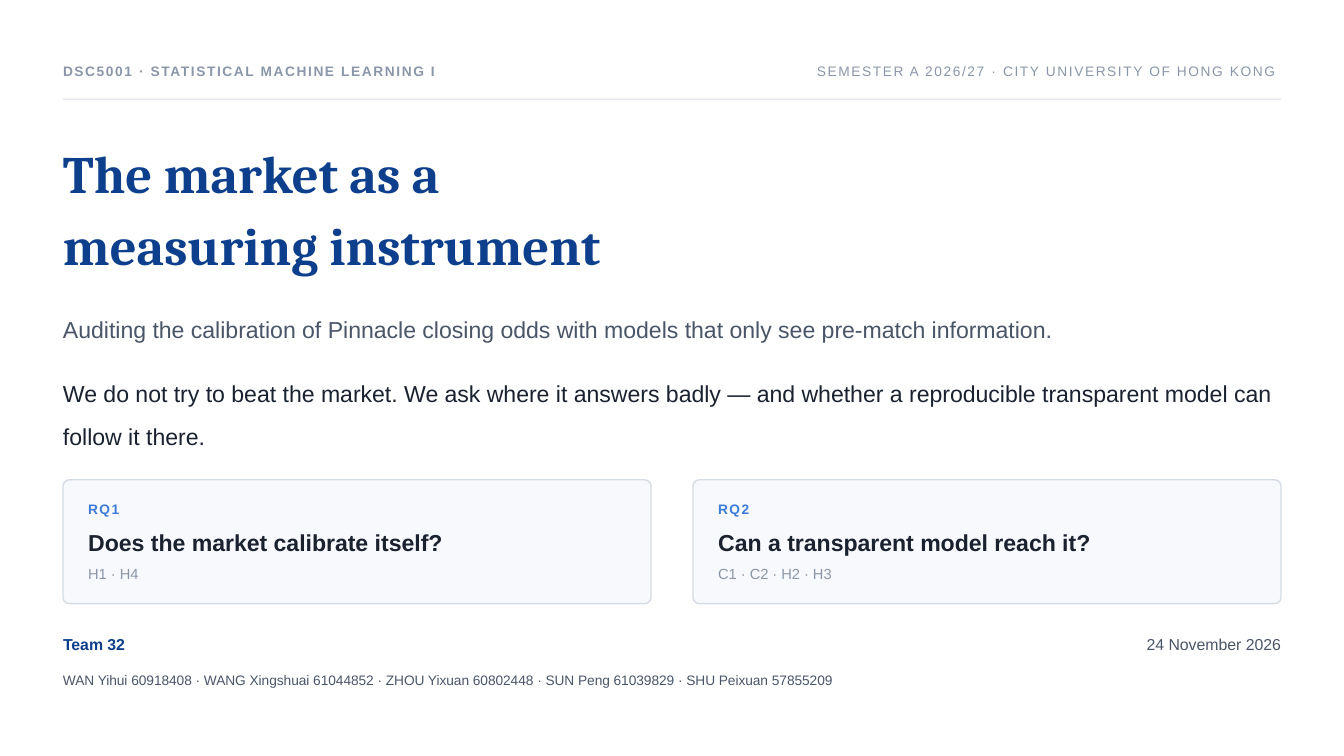
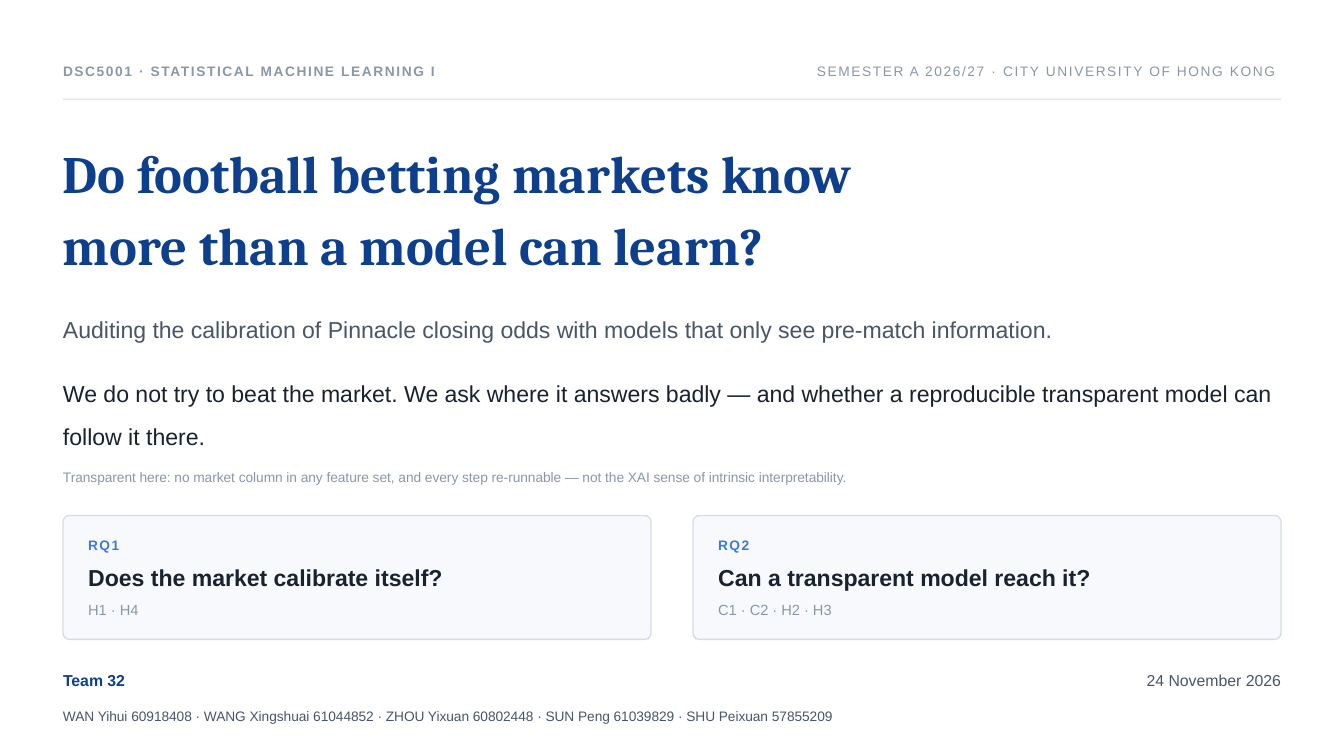
Before and after one commit to XHH-Coco/Football-Calibration, a slide deck: slide 1 of products/slides/Market-Audit/Market-Audit.pptx. Drawn at 1344x756 pixels with LibreOffice and Linux fonts; fonts in the diff are those of the drawing. Boxes give left, top, right and bottom in pixels: in the first picture for what was removed or moved away, otherwise in the second. Text is boxed around its words. In the diff, an @@ line names an element or a change of style, - is before the commit and + after.

```diff
--- a/products/slides/Market-Audit/Market-Audit.pptx
+++ b/products/slides/Market-Audit/Market-Audit.pptx
@@ text at (x1=63, y1=155, x2=851, y2=266): text changed @@
-The market as a
-measuring instrument
+Do football betting markets know
+more than a model can learn?
@@ text added at (x1=63, y1=472, x2=847, y2=485), 9.8 pt, text #8B97A8 @@
+Transparent here: no market column in any feature set, and every step re-runnable — not the XAI sense of intrinsic interpretability.
@@ 9 texts, 2 rounded rectangles moved together from (x1=63, y1=480, x2=1281, y2=688) to (x1=63, y1=515, x2=1281, y2=724) @@
```
Also in this commit, not shown: 1 other slide changed, 17 other files.
